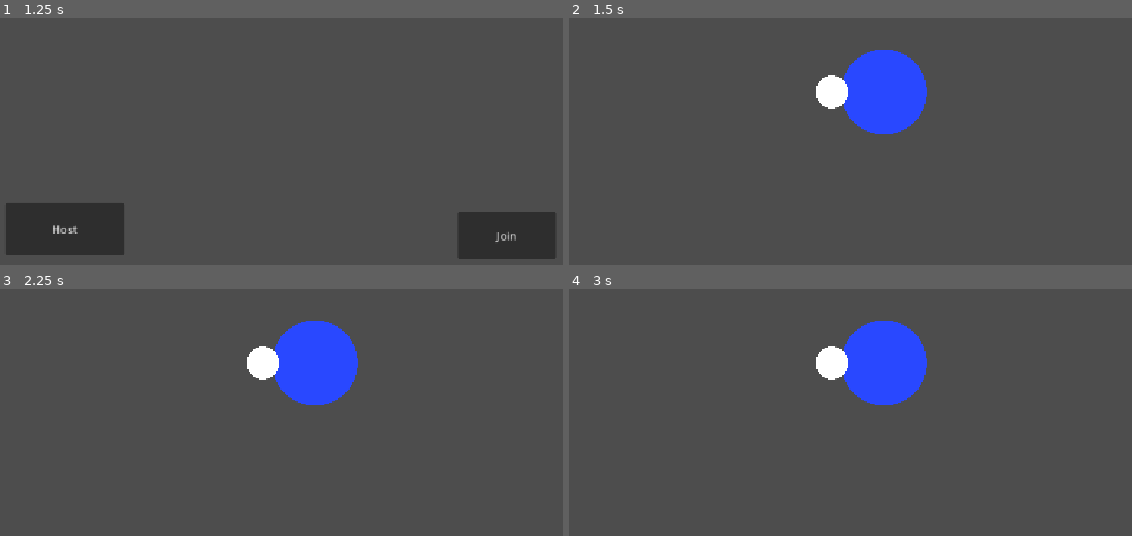
Above: before the commit, frames 1-4 (two rows, left to right).
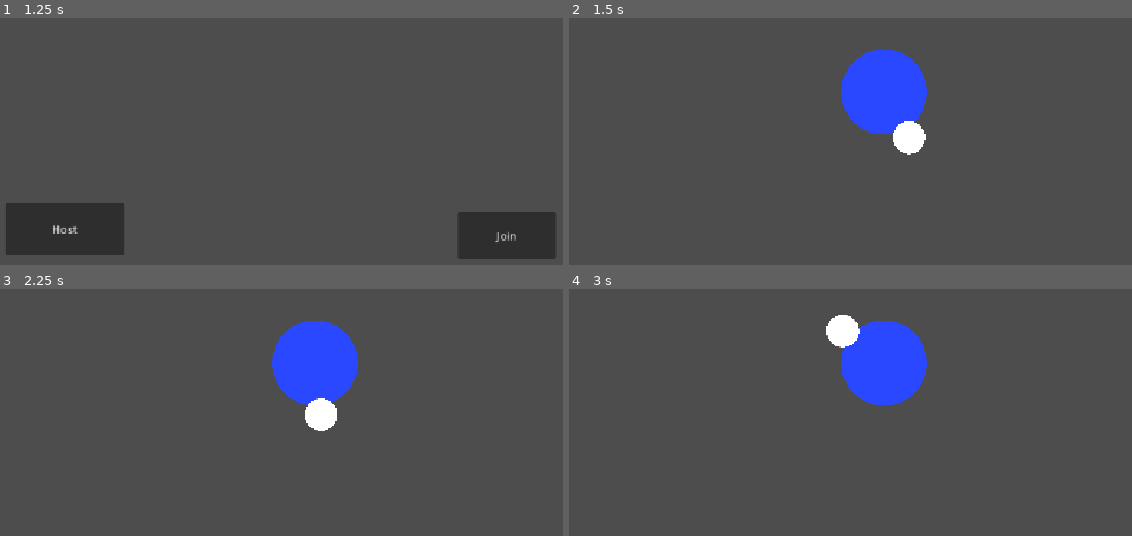
Above: after the commit, the same moments.

Repository: jswanson993/MultiplayerPrototype
Game: Godot game, scene res://main_level.tscn
Same seed, same stepped clock (60 frames per second), same inputs: the game is played once before the commit and once after it.
Inputs (mouse positions are in pixels of both pictures, inside the frame that each line leads up to):
- Up to frame 1 (1.25 s): tap Enter at 0.5 s; move the mouse to (489, 69) at 0.52 s; hold Right (ui_right) from 0.53 s (still down)
- Up to frame 2 (1.5 s): release Right (ui_right) at 1.25 s; click "Host" at 1.25 s
- Up to frame 3 (2.25 s): tap Space at 2 s; move the mouse to (157, 385) at 2.02 s; hold Down (ui_down) from 2.03 s (still down)
- Up to frame 4 (3 s): tap Enter at 2.75 s; move the mouse to (outside the picture) at 2.77 s; release Down (ui_down) at 2.78 s; hold Right (ui_right) from 2.78 s (still down)

Frame 1 is identical in both runs. In frame 2, 1.2% of the frame differs, in the area x 43-64%, y 13-56%; in frame 3, 1.2%; in frame 4, 1.2%, in the area x 43-61%, y 10-45%.

Commit message:
Add rotation based on mouse input

Diff:
--- a/player.gd
+++ b/player.gd
@@ -9,6 +9,7 @@
 	current_health = MAX_HEALTH
 
 func _physics_process(_delta):
+	var mouse_position = get_global_mouse_position()
 # Check if this client actually owns this player node
 	if multiplayer.get_unique_id() == str(name).to_int():
 		var input_dir = Input.get_vector("ui_left", "ui_right", "ui_up", "ui_down")
@@ -18,9 +19,11 @@
 			pass
 		if(attack_input != 1):
 			pass
+
 		# Send input directly to the server (peer id 1)
 		send_input_to_server.rpc_id(1, input_dir)
 		send_attack_input_to_server.rpc_id(1, attack_input)
+		send_rotation_input_to_server.rpc_id(1, mouse_position)
 
 @rpc("any_peer", "call_local", "unreliable_ordered")
 func send_input_to_server(input_dir: Vector2):
@@ -46,6 +49,13 @@
 		return
 	if attack_input > 0:
 		$AnimationPlayer.play("punch")
+
+@rpc("any_peer", "call_local", "unreliable")
+func send_rotation_input_to_server(mouse_position: Vector2):
+	if not multiplayer.is_server():
+		return
+	look_at(mouse_position)
+
 
 const PICKUP_RANGE = 50.0
 var inventory: Array[String] = []
--- a/player.tscn
+++ b/player.tscn
@@ -11,6 +11,9 @@
 properties/1/path = NodePath("Hand:position")
 properties/1/spawn = true
 properties/1/replication_mode = 1
+properties/2/path = NodePath(".:rotation")
+properties/2/spawn = true
+properties/2/replication_mode = 1
 
 [sub_resource type="CircleShape2D" id="CircleShape2D_q8uxy"]
 radius = 62.0
@@ -26,7 +29,7 @@
 "times": PackedFloat32Array(0, 0.5),
 "transitions": PackedFloat32Array(1, 1),
 "update": 0,
-"values": [Vector2(-75, 0), Vector2(0, -90)]
+"values": [Vector2(0, -75), Vector2(0, -90)]
 }
 tracks/1/type = "value"
 tracks/1/imported = false
@@ -53,7 +56,7 @@
 "times": PackedFloat32Array(0, 0.5, 1),
 "transitions": PackedFloat32Array(1, 1, 1),
 "update": 0,
-"values": [Vector2(-75, 0), Vector2(0, -90), Vector2(-75, 0)]
+"values": [Vector2(0, -75), Vector2(90, 0), Vector2(0, -75)]
 }
 
 [sub_resource type="AnimationLibrary" id="AnimationLibrary_2hs0m"]
@@ -80,7 +83,7 @@
 [node name="Camera2D" type="Camera2D" parent="." unique_id=844935580]
 
 [node name="Hand" parent="." unique_id=2108479099 instance=ExtResource("3_i3pqv")]
-position = Vector2(-75, 0)
+position = Vector2(0, -75)
 is_punching = true
 
 [node name="AnimationPlayer" type="AnimationPlayer" parent="." unique_id=744647144]
